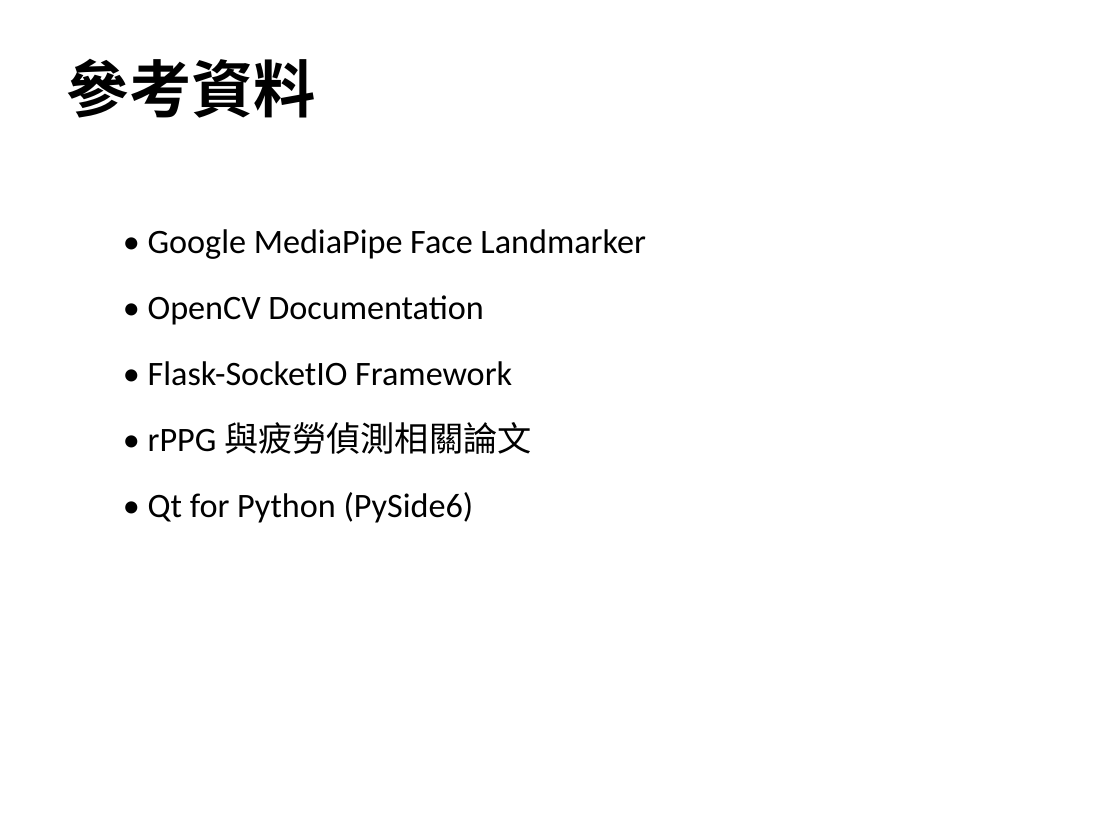
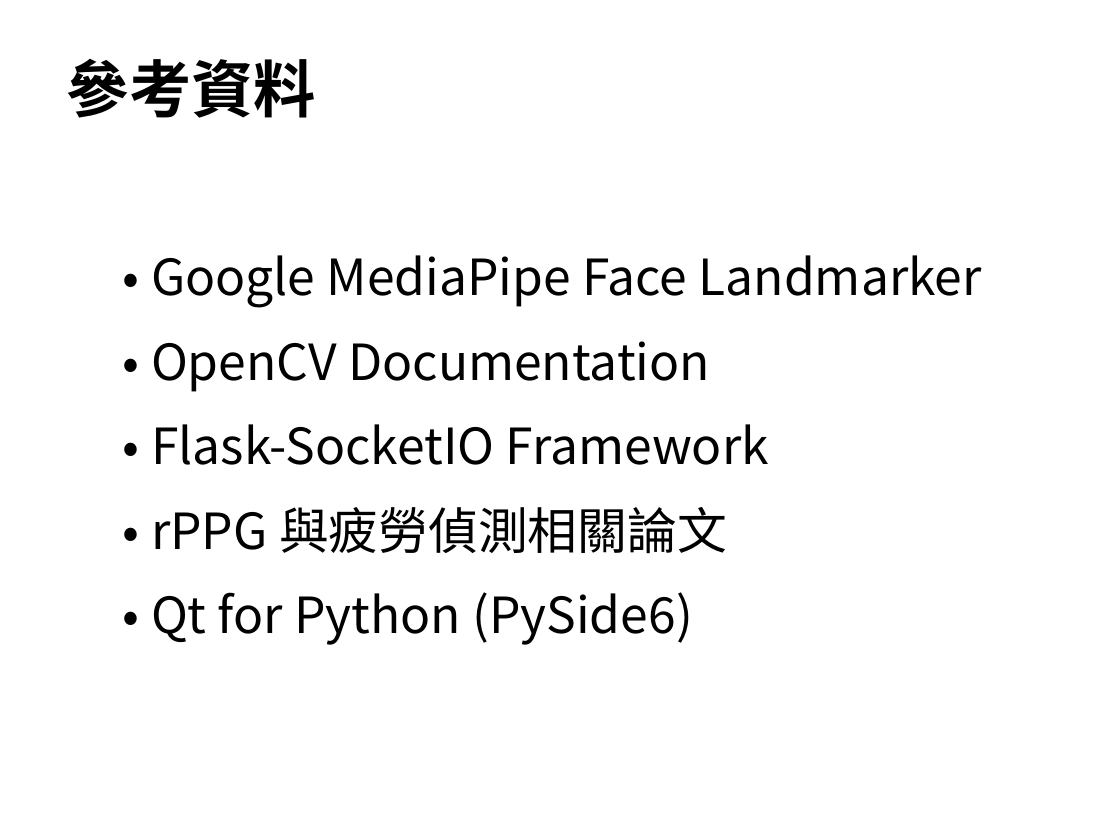
Before and after one commit to timmyc07/Non-contact-fatigue-detection-system, a slide deck: slide 14 of 實務專題簡報_疲勞監測系統.pptx. Drawn at 1120x840 pixels with LibreOffice and Linux fonts; fonts in the diff are those of the drawing; background and template pictures are left out. Boxes give left, top, right and bottom in pixels: in the first picture for what was removed or moved away, otherwise in the second. Text is boxed around its words. In the diff, an @@ line names an element or a change of style, - is before the commit and + after.

```diff
--- a/實務專題簡報_疲勞監測系統.pptx
+++ b/實務專題簡報_疲勞監測系統.pptx
@@ text "• Google MediaPipe Face Landmarker" at [151,255,982,645]: size 22 to 32 pt, font Calibri to Noto Sans CJK JP @@
```
Also in this commit, not shown: 13 other slides changed, 4 other files.
